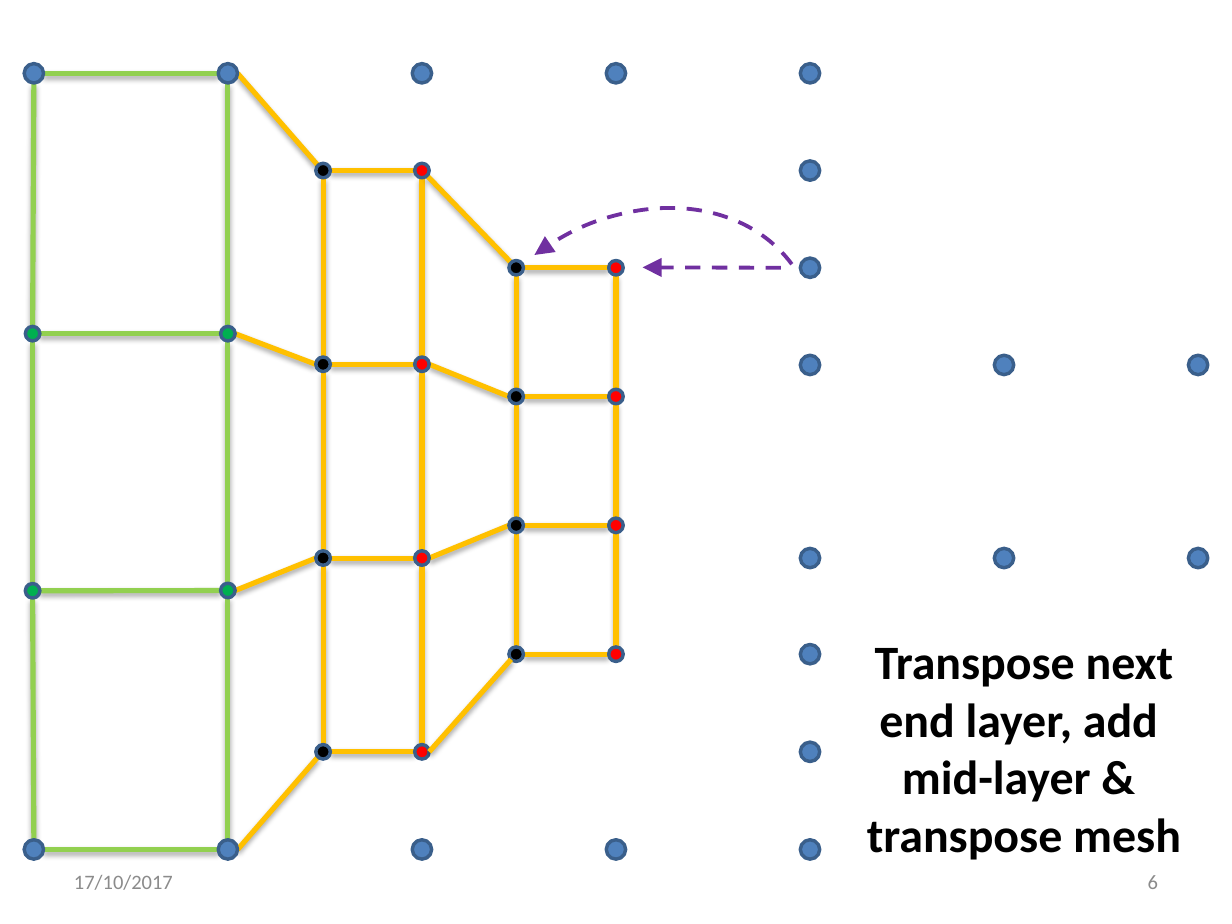
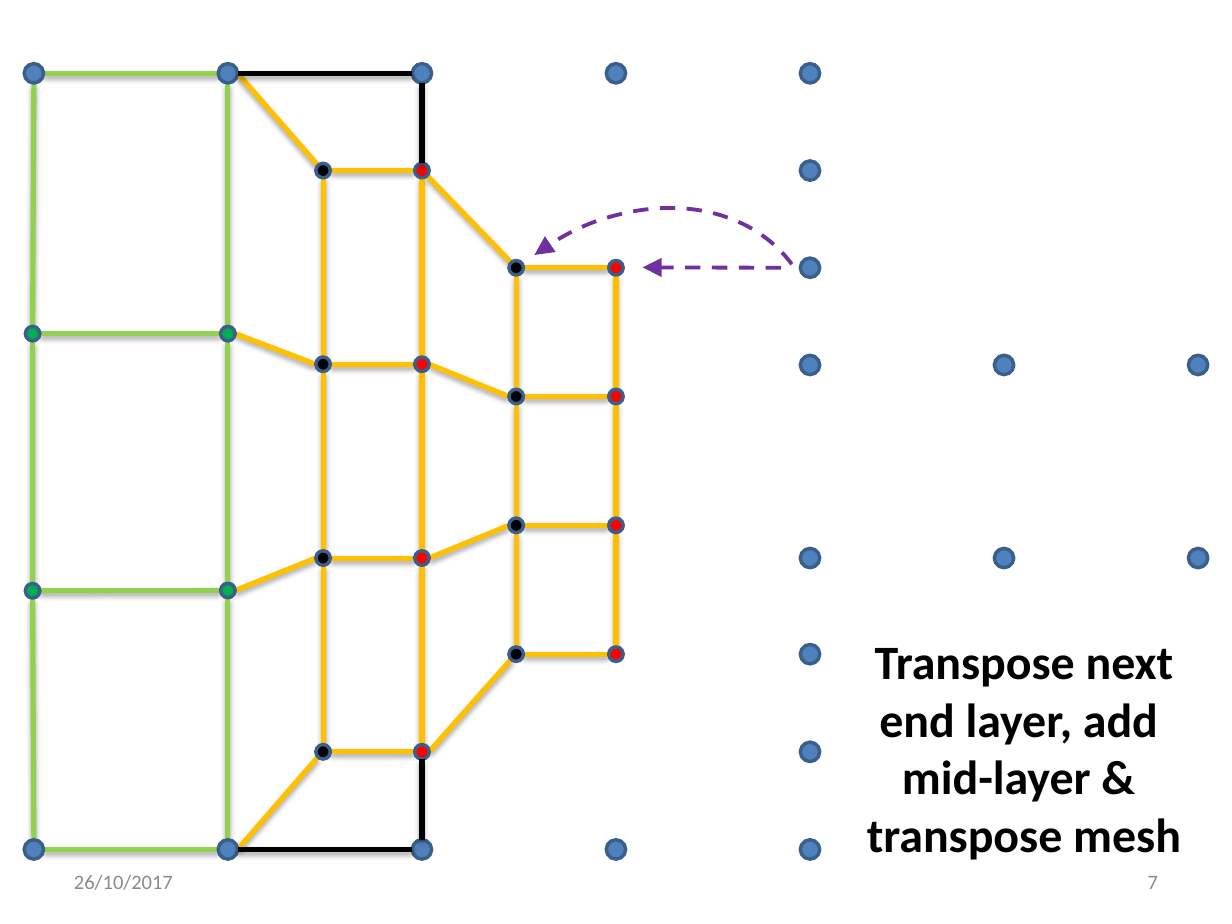
Before and after one commit to mpatel8/meshGen, a slide deck: slide 7 of approach.pptx (slide 6 before the commit). Drawn at 1232x924 pixels with LibreOffice and Linux fonts; fonts in the diff are those of the drawing. Boxes give left, top, right and bottom in pixels: in the first picture for what was removed or moved away, otherwise in the second. Text is boxed around its words. In the diff, an @@ line names an element or a change of style, - is before the commit and + after.

```diff
--- a/approach.pptx
+++ b/approach.pptx
@@ line added from (238, 74) to (413, 74), #000000 3 pt @@
@@ line added from (423, 83) to (423, 164), #000000 3 pt @@
@@ line added from (423, 759) to (423, 840), #000000 3 pt @@
@@ line added from (238, 850) to (413, 850), #000000 3 pt @@
@@ text at [74,875,173,890]: text changed @@
-17/10/2017
+26/10/2017
@@ page number at [1148,876,1158,889]: text changed @@
-6
+7
```
Also in this commit, not shown: 9 other slides changed, 7 slides added, 3 slides removed, 4 other files.
